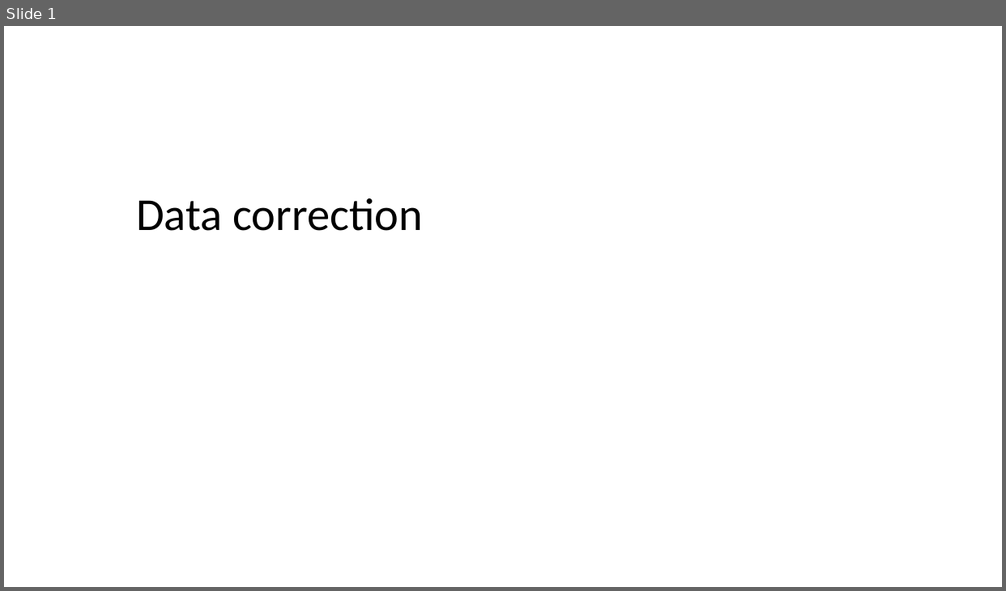
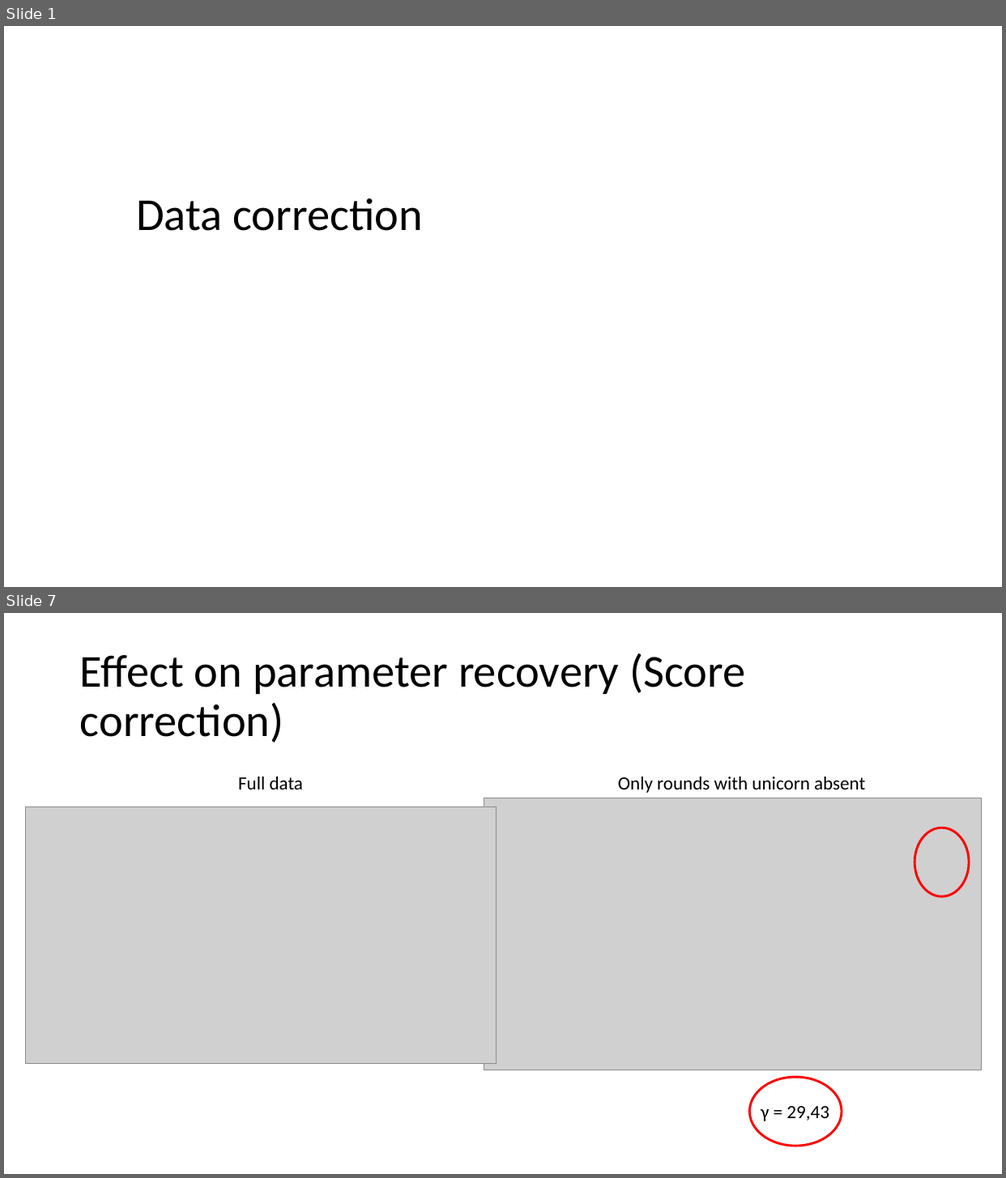
Before and after one commit to Slendercoder/DCL-DataAnalysis, a slide deck: DataCorrection.pptx. Shown one above the other, each under a label of ours: slide 1 before the commit, slides 1 and 7 after it; the slides between them are not shown. The pictures are 1006x591 and 1006x1178 pixels, drawn with LibreOffice and Linux fonts; fonts in the diff are those of the drawing; grey boxes stand for pictures. Boxes give left, top, right and bottom in pixels: in the first picture for what was removed or moved away, otherwise in the second. Text is boxed around its words. In the diff, an @@ line names an element or a change of style, - is before the commit and + after.

Commit message:
Exploring data correction

```diff
--- a/DataCorrection.pptx
+++ b/DataCorrection.pptx
@@ slide 7 added at <box>4,613,1002,1174</box>, background #FFFFFF @@
@@ title added at <box>80,653,745,743</box>, 44 pt, text #000000 @@
+Effect on parameter recovery (Score correction)
@@ text added at <box>238,777,303,790</box>, 18 pt, text #000000 @@
+Full data
@@ text added at <box>618,777,865,793</box>, 18 pt, text #000000 @@
+Only rounds with unicorn absent
@@ picture added at <box>26,807,496,1064</box> @@
@@ picture added at <box>484,798,982,1071</box> @@
@@ ellipse added at <box>915,828,969,897</box>, outline #FF0000 2.25 pt @@
@@ ellipse added at <box>750,1077,842,1146</box>, outline #FF0000 2.25 pt @@
@@ text added at <box>761,1106,829,1122</box>, 18 pt, text #000000 @@
+γ = 29,43
```
Also in this commit, not shown: 5 slides changed, 3 other slides added, 41 other files.
